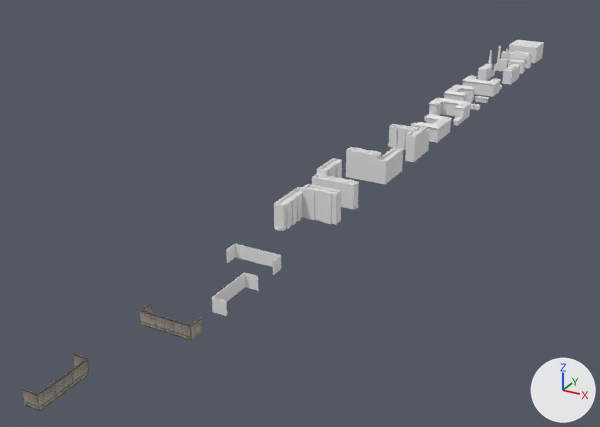
A saved change to the Blender file Assets/Resources/Models/CityMazeCells.blend.
Camera for both pictures: a 50 mm camera at (13.1, -9.5, 12.6) aimed at (-3.4, 20.6, -2.4). Lighting does not change. The marker at lower right points along +X, +Y and +Z.

Objects in the first picture: 'Cell01.002', 'Cell01.003', 'Cell01.004', 'Cell01.005', 'Cell01.006', 'Cell01.007', 'Cell01.008', 'Cell01.009', 'Cell01.010', 'Cell01.011', 'Cell01.012', 'Cell01.013'.
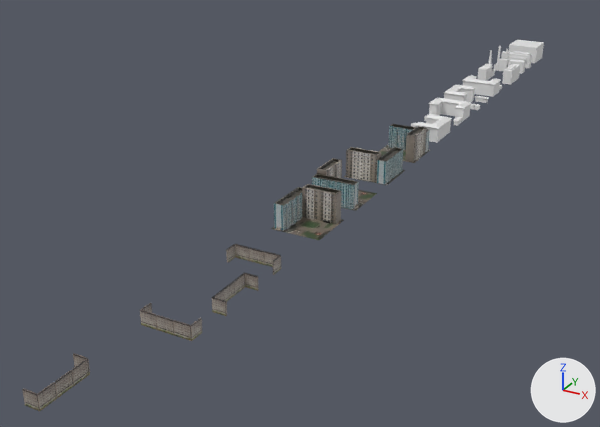
Changed parts and their boxes [x1, y1, x2, y2] in the pictures (600 x 427 px):
'Cell01.006', reshaped (9% wider, 19% taller): before [274, 184, 341, 231]; after [271, 184, 344, 240]
'Cell01.008', reshaped (7% wider): before [346, 147, 403, 184]; after [344, 147, 405, 185]
'Cell01.007', reshaped (38% wider): before [312, 158, 359, 209]; after [312, 158, 377, 211]
'Cell01.009', reshaped: before [388, 124, 430, 162]; after [378, 124, 430, 163]
'Cell01.004', recoloured, surface changed: [212, 272, 258, 316] in both
'Cell01.005', recoloured: [226, 244, 281, 275] in both
part 1 of me_plane_005, added: after [271, 217, 344, 240]
part 2 of me_plane_005, recoloured: [274, 184, 341, 231] in both
part 3 of me_plane_017, added: after [341, 190, 377, 211]
part 4 of me_plane_017, recoloured: [312, 158, 359, 209] in both
part 5 of me_plane_018, added: after [344, 169, 405, 185]
part 6 of me_plane_018, recoloured: [346, 147, 403, 184] in both
part 7 of me_plane_019, added: after [378, 145, 430, 163]
part 8 of me_plane_019, recoloured: [388, 124, 430, 162] in both

What changed in the scene script:
```text
Add mat_material_cell01_006:
    mat_material_cell01_006 = principled_material('Material.Cell01.006')
    mat_material_cell01_006.texture = img_city01cell01_006_png
Change me_plane_005:
    verts and faces of me_plane_005; kept vertices keep their numbers, new ones are numbered from 84
    remove me_plane_005.from_pydata(...)  # 84 vertices, 54 faces; spans x -0.9..0.9, y -0.97..0.9, z 0.0..1.2
    add me_plane_005.from_pydata(...)  # 88 vertices, 55 faces; spans x -1.0..1.0, y -1.0..1.0, z 0.0..1.2
    me_plane_005 part 1
    add verts[84] = (-1.0, -1.0, 0.01)  # pixel (270, 228)
    add verts[85] = (1.0, -1.0, 0.01)  # pixel (319, 240)
    add verts[86] = (-1.0, 1.0, 0.01)
    add verts[87] = (1.0, 1.0, 0.01)  # pixel (344, 219)
    add faces += [(84, 85, 87, 86)]
    me_plane_005 part 2: 54 faces spanning x -0.9..0.9, y -0.97..0.9, z 0.0..1.2 switch from no material to mat_material_cell01_006 (picture img_city01cell01_006_png)
Change me_plane_023:
    where me_plane_023.from_pydata(...)  # 16 vertices, 14 faces; spans x -0.9..0.9, y -1.0..-0.5, z 0.0..0.5
    add me_plane_023.materials.append(mat_material_cell01_02)  # picture img_city01cell01_002_png_001
Change me_plane_017:
    verts and faces of me_plane_017; kept vertices keep their numbers, new ones are numbered from 84
    remove me_plane_017.from_pydata(...)  # 84 vertices, 54 faces; spans x -0.94..0.94, y -0.93..0.87, z 0.0..1.2
    add me_plane_017.from_pydata(...)  # 88 vertices, 55 faces; spans x -1.0..1.0, y -1.0..1.0, z 0.0..1.2
    me_plane_017 part 3
    add verts[84] = (-1.0, -1.0, 0.0)
    add verts[85] = (1.0, -1.0, 0.0)  # pixel (355, 210)
    add verts[86] = (-1.0, 1.0, 0.0)
    add verts[87] = (1.0, 1.0, 0.0)  # pixel (377, 193)
    add faces += [(84, 85, 87, 86)]
    me_plane_017 part 4: 54 faces spanning x -0.94..0.94, y -0.93..0.87, z 0.0..1.2 switch from no material to mat_material_cell01_006 (picture img_city01cell01_006_png)
Change me_plane_018:
    verts and faces of me_plane_018; kept vertices keep their numbers, new ones are numbered from 84
    remove me_plane_018.from_pydata(...)  # 84 vertices, 54 faces; spans x -0.9..0.9, y -0.97..0.9, z 0.0..1.2
    add me_plane_018.from_pydata(...)  # 88 vertices, 55 faces; spans x -1.0..1.0, y -1.0..1.0, z 0.0..1.2
    me_plane_018 part 5
    add verts[84] = (-1.0, -1.0, 0.0)  # pixel (343, 176)
    add verts[85] = (1.0, -1.0, 0.0)  # pixel (387, 185)
    add verts[86] = (-1.0, 1.0, 0.0)
    add verts[87] = (1.0, 1.0, 0.0)  # pixel (405, 170)
    add faces += [(84, 85, 87, 86)]
    me_plane_018 part 6: 54 faces spanning x -0.9..0.9, y -0.97..0.9, z 0.0..1.2 switch from no material to mat_material_cell01_006 (picture img_city01cell01_006_png)
Change me_plane_019:
    verts and faces of me_plane_019; kept vertices keep their numbers, new ones are numbered from 84
    remove me_plane_019.from_pydata(...)  # 84 vertices, 54 faces; spans x -0.94..0.94, y -0.93..0.87, z 0.0..1.2
    add me_plane_019.from_pydata(...)  # 88 vertices, 55 faces; spans x -1.0..1.0, y -1.0..1.0, z 0.0..1.2
    me_plane_019 part 7
    add verts[84] = (-1.0, -1.0, 0.0)
    add verts[85] = (1.0, -1.0, 0.0)  # pixel (414, 163)
    add verts[86] = (-1.0, 1.0, 0.0)
    add verts[87] = (1.0, 1.0, 0.0)  # pixel (430, 149)
    add faces += [(84, 85, 87, 86)]
    me_plane_019 part 8: 54 faces spanning x -0.94..0.94, y -0.93..0.87, z 0.0..1.2 switch from no material to mat_material_cell01_006 (picture img_city01cell01_006_png)
Change me_plane_006:
    where me_plane_006.from_pydata(...)  # 16 vertices, 14 faces; spans x 0.5..1.0, y -0.9..0.9, z 0.0..0.5
    me_plane_006 part 9: texture (UV) coordinates of 14 of 14 faces, centred in x 0.5..1.0, y -0.9..0.9, z 0.0..0.5, changed; they spanned u 0.0..0.0, v 0.0..0.0 and now span u 0.0..0.9, v 0.0..1.0
    add me_plane_006.materials.append(mat_material_cell01_02)  # picture img_city01cell01_002_png_001
```
